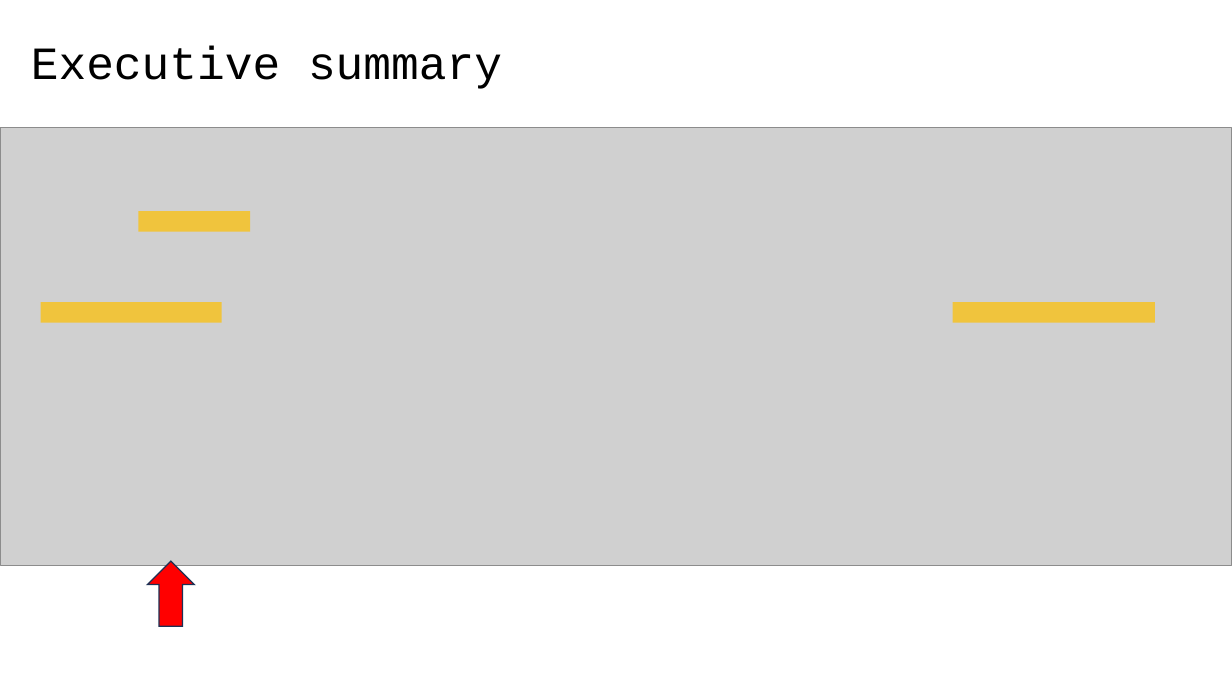
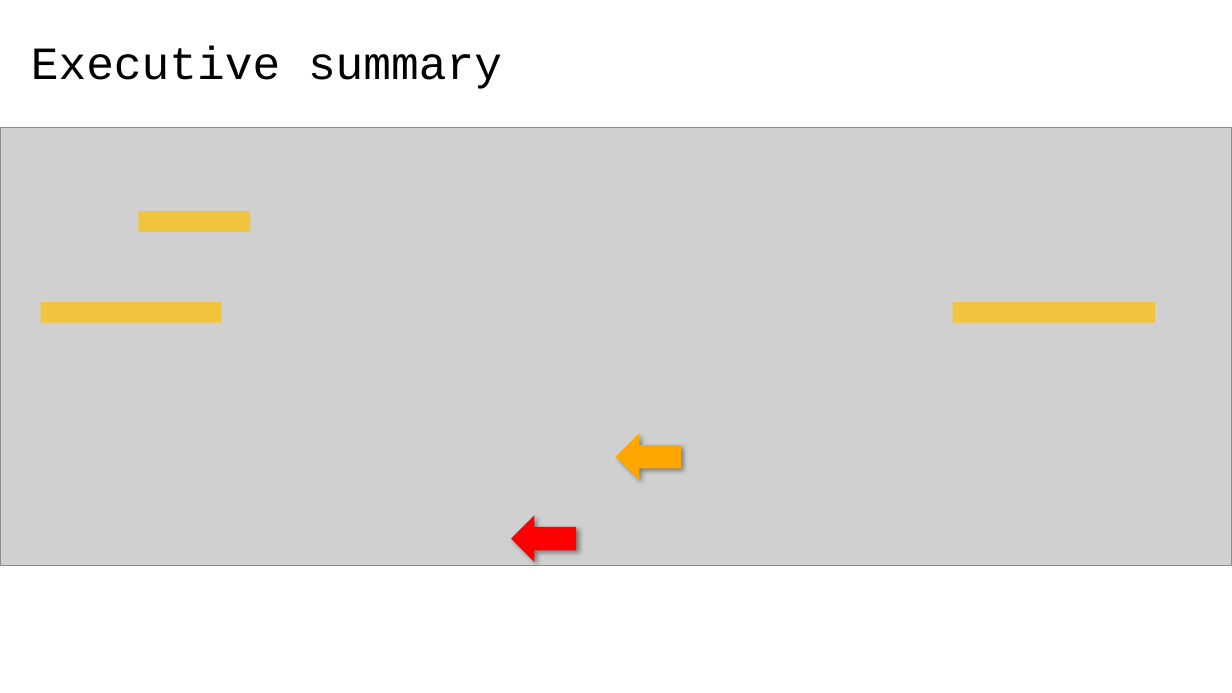
Before and after one commit to 40tude/02_Data-Science_Fullstack_march_2024, a slide deck: slide 3 of 05_supervised_ML/98_Project_Walmart/01_walmart_project.pptx. Drawn at 1232x693 pixels with LibreOffice and Linux fonts; fonts in the diff are those of the drawing; grey boxes stand for pictures. Boxes give left, top, right and bottom in pixels: in the first picture for what was removed or moved away, otherwise in the second. Text is boxed around its words. In the diff, an @@ line names an element or a change of style, - is before the commit and + after.

```diff
--- a/05_supervised_ML/98_Project_Walmart/01_walmart_project.pptx
+++ b/05_supervised_ML/98_Project_Walmart/01_walmart_project.pptx
@@ up arrow added at (x1=617, y1=433, x2=682, y2=480), fill #FFA700 @@
@@ up arrow at (x1=512, y1=515, x2=576, y2=562): outline #1E3256 1 pt to none; shadow on; rotation 0 to 270 degrees @@
```
Also in this commit, not shown: 2 other slides changed, 3 other files.
